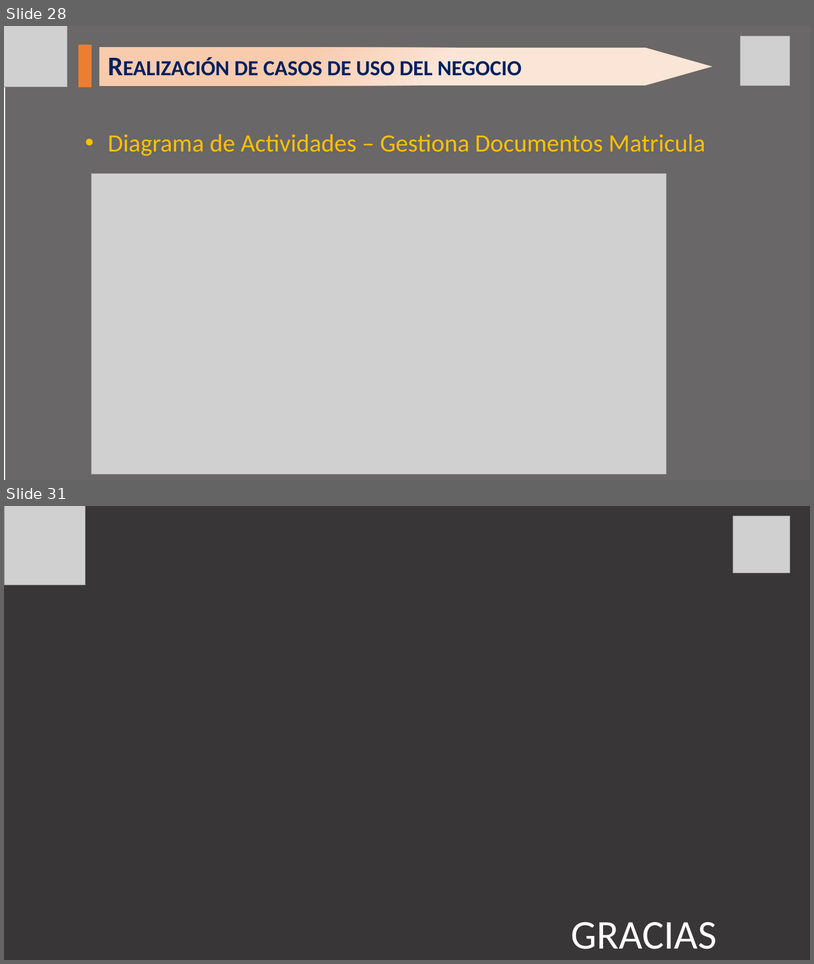
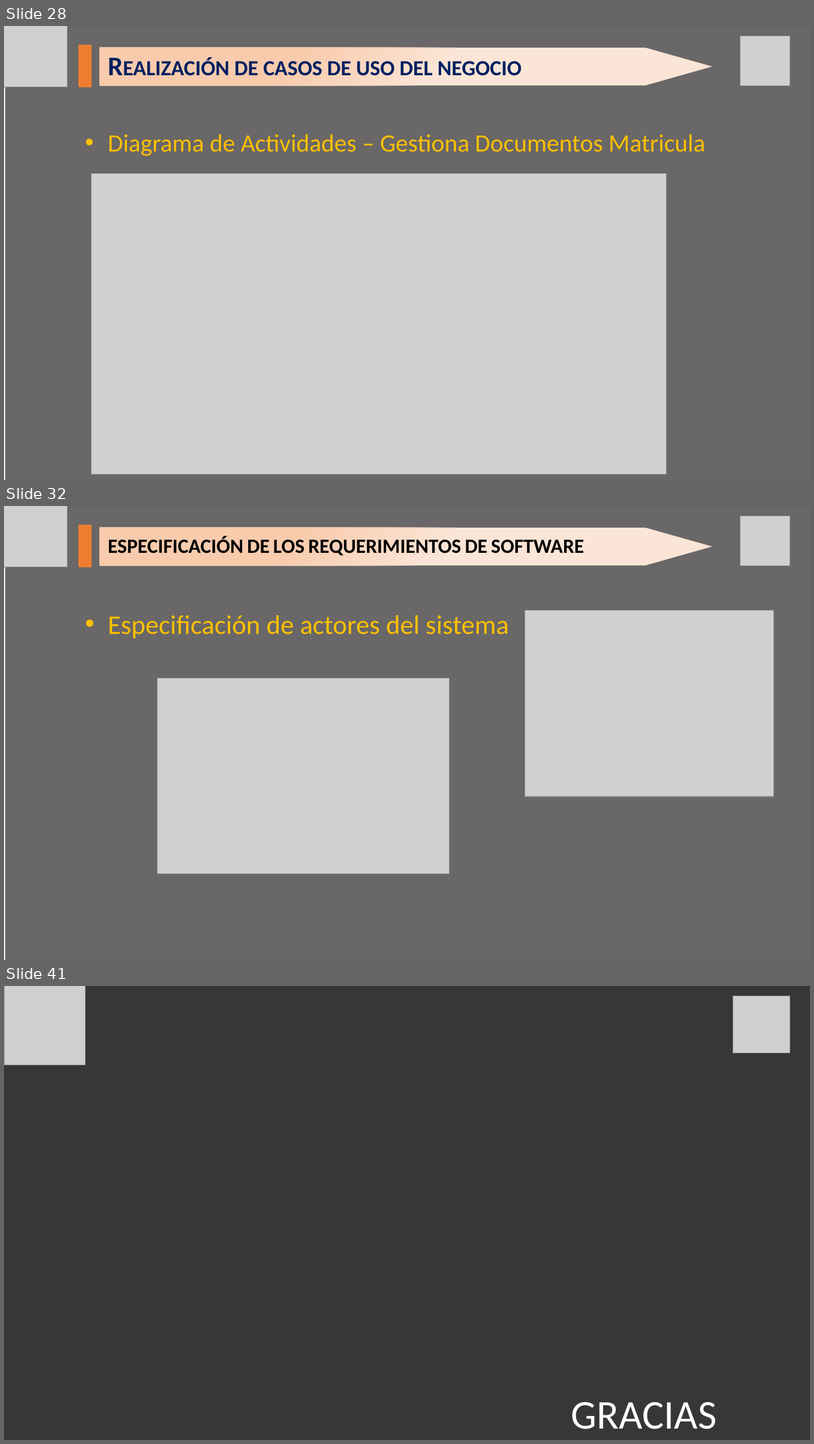
Before and after one commit to rojfrank/ing_req_rr, a slide deck: Requerimiento_Presentacion1.pptx. Shown one above the other, each under a label of ours: slides 28 and 31 before the commit, slides 28, 32 and 41 after it; the slides between them are not shown. The pictures are 814x964 and 814x1444 pixels, drawn with LibreOffice and Linux fonts; fonts in the diff are those of the drawing; grey boxes stand for pictures; background and template pictures are left out; a plain dark background stands for a picture behind light text. Boxes give left, top, right and bottom in pixels: in the first picture for what was removed or moved away, otherwise in the second. Text is boxed around its words. In the diff, an @@ line names an element or a change of style, - is before the commit and + after.

```diff
--- a/Requerimiento_Presentacion1.pptx
+++ b/Requerimiento_Presentacion1.pptx
@@ slide 32 added at bbox=[4, 506, 810, 960], background picture (left out) @@
@@ picture added at bbox=[4, 506, 68, 567] @@
@@ rectangle added at bbox=[5, 506, 810, 960], fill #3B3838 at 76% opacity @@
@@ picture added at bbox=[741, 516, 791, 566] @@
@@ rectangle added at bbox=[79, 525, 91, 567], fill #ED7D31, outline #ED7D31 1 pt @@
@@ pentagon arrow added at bbox=[99, 528, 713, 566], fill gradient #FBE5D6 to #F8CBAD @@
@@ title added at bbox=[108, 537, 584, 556], 24 pt, text #000000, bold, small capitals @@
+ESPECIFICACIÓN DE LOS REQUERIMIENTOS DE SOFTWARE
@@ picture added at bbox=[525, 610, 774, 796] @@
@@ text added at bbox=[108, 615, 509, 638], 32 pt, text #FFC000 @@
+• Especificación de actores del sistema
@@ picture added at bbox=[158, 678, 450, 874] @@
@@ what was slide 31 is now slide 41 @@
```
Also in this commit, not shown: 14 slides changed, 10 other slides added, 1 slide removed, 1 other file.
